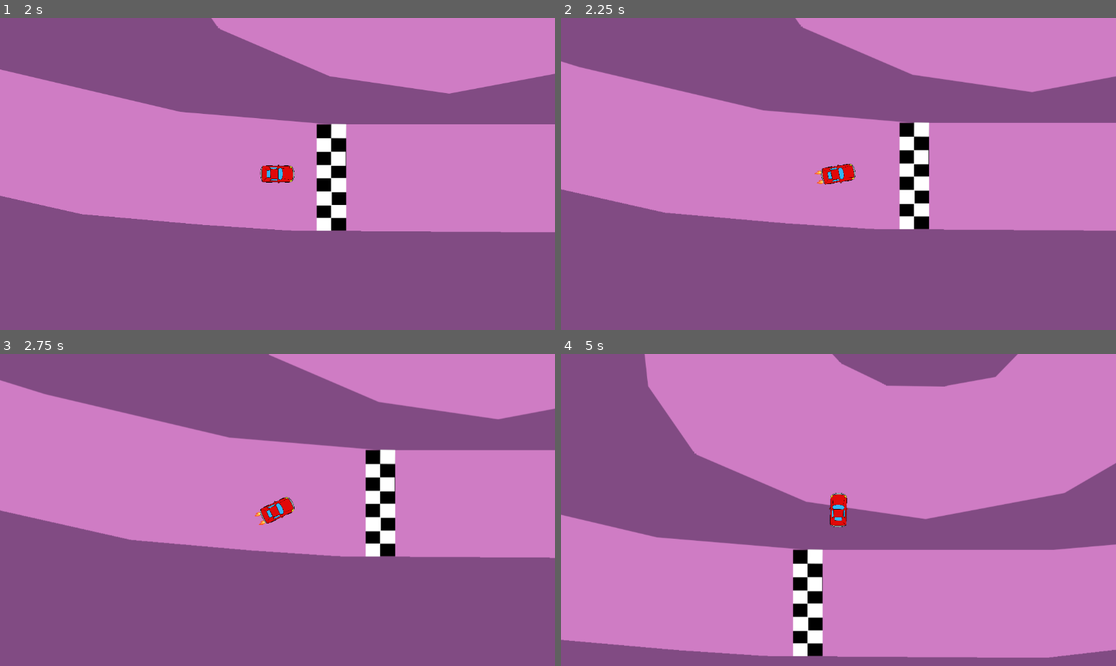
Above: before the commit, frames 1-4 (two rows, left to right).
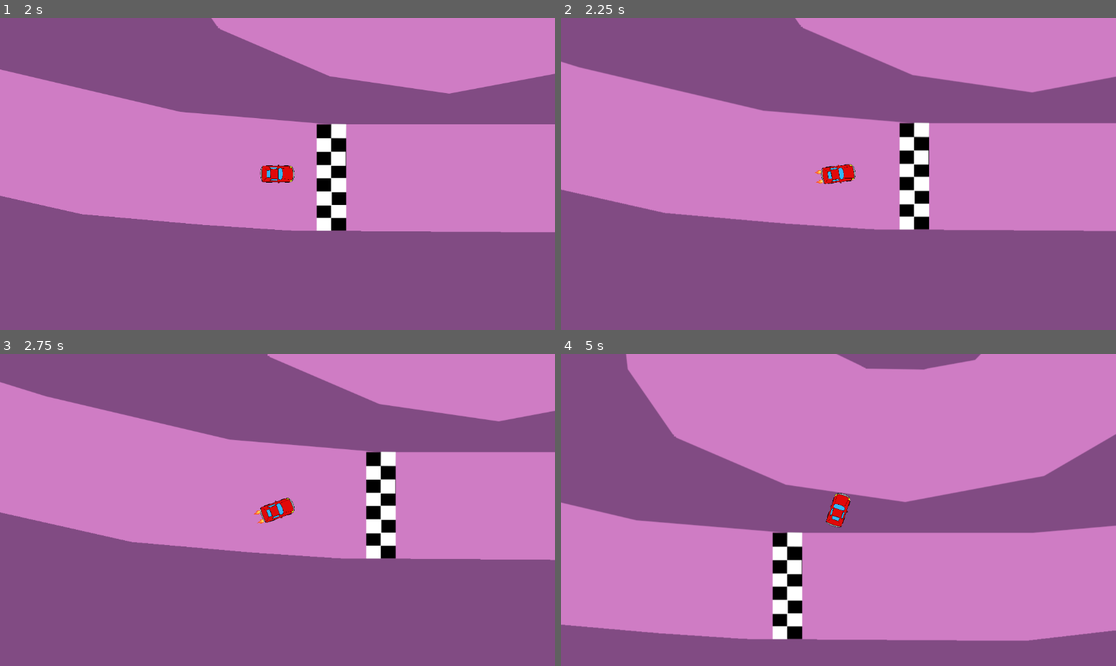
Above: after the commit, the same moments.

Repository: gnol-on-the-beat/Mario-kart-test
Game: Godot game, scene res://levesl/game level.tscn
Two runs of this game, one before a commit and one after it. Both use one fixed random seed, a clock stepped at 60 frames per second and the inputs below.
Inputs:
- Up to frame 1 (2 s): tap Enter at 0.5 s; hold D (turn_right) 0.53-1.28 s; hold Space (drift) 0.53-1.28 s; hold S (brake) from 1.28 s (still down); tap Space (drift) at 1.35 s
- Up to frame 2 (2.25 s): release S (brake) at 2.03 s; hold D (turn_right) from 2.03 s (still down); hold Shift (turbo) from 2.03 s (still down)
- Up to frame 3 (2.75 s): keep holding D (turn_right); keep holding Shift (turbo); tap Space (drift) at 2.3 s
- Up to frame 4 (5 s): release D (turn_right) at 2.78 s; release Shift (turbo) at 2.78 s; hold W (accelerate) 2.78-3.53 s; tap Space (drift) at 2.85, 4.55 s; hold Space (drift) 3.53-4.28 s; hold A (turn_left) from 3.53 s (still down); tap Shift (turbo) at 4.35 s

Frame 1 is identical in both runs. In frame 2, 0.5% of the frame differs, in the area x 0-100%, y 2-69%; in frame 3, 2.6%; in frame 4, 20%, in the area x 0-100%, y 0-98%.

Commit message:
Update control.gd

Diff:
--- a/bil test/art/control.gd
+++ b/bil test/art/control.gd
@@ -4,8 +4,8 @@
 var car_sprite = preload("res://art/car.png")
 
 @export var wheel_base = 70 #Distance from front to rear wheel
-@export var handling = 10 #how much steering decreases with speed
-@export var steering_angle = 19 #Amount that front wheel turns, in degrees (output)
+@export var handling = 15 #how much steering decreases with speed
+@export var steering_angle = 15 #Amount that front wheel turns, in degrees (output)
 var drift_steer = 24 #steering angle while drifting
 var regular_steer = 19 #steering angle while not drifting
 @export var car_speed = 800 #engine power without turbo
@@ -73,8 +73,8 @@
 	if drifting:
 		traction = traction_drift
 	if traction < traction_normal and not drifting:
-		traction = min(traction * 2 , traction_normal)
-	print(traction)
+		traction = min(traction * pow(1.1, delta*60)	 , traction_normal)
+	#print(traction)
 
 	#reverse, traction
 	var d = new_heading.dot(velocity.normalized())
@@ -91,6 +91,8 @@
 	var drag_force = velocity * velocity.length() * drag * delta
 	acceleration += drag_force + friction_force
 
+	print(steer_direction)
+
 
 #make drift and turbo flexible so we only have to tweak "one number per action, per car"
 #interpolate drift tail
